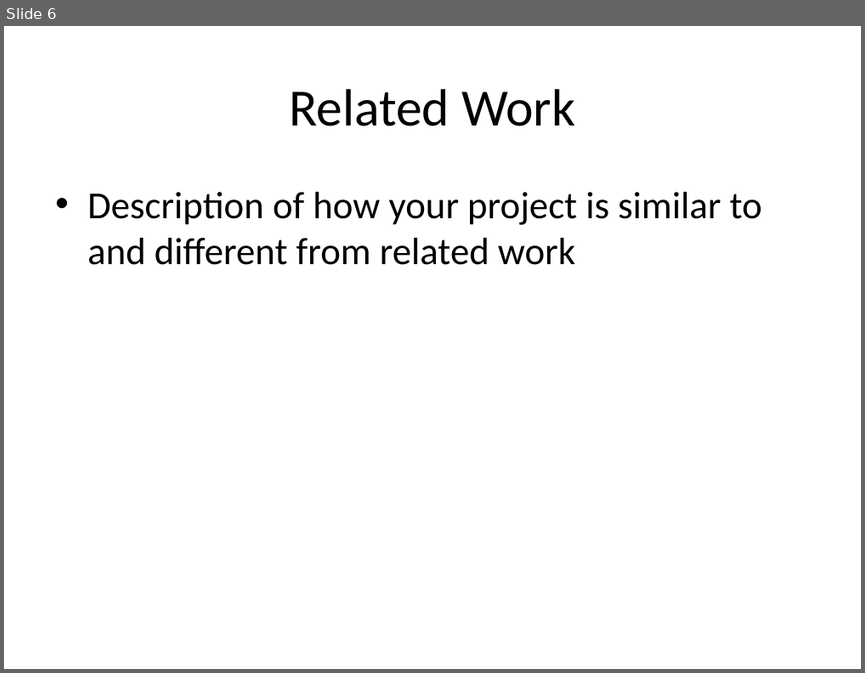
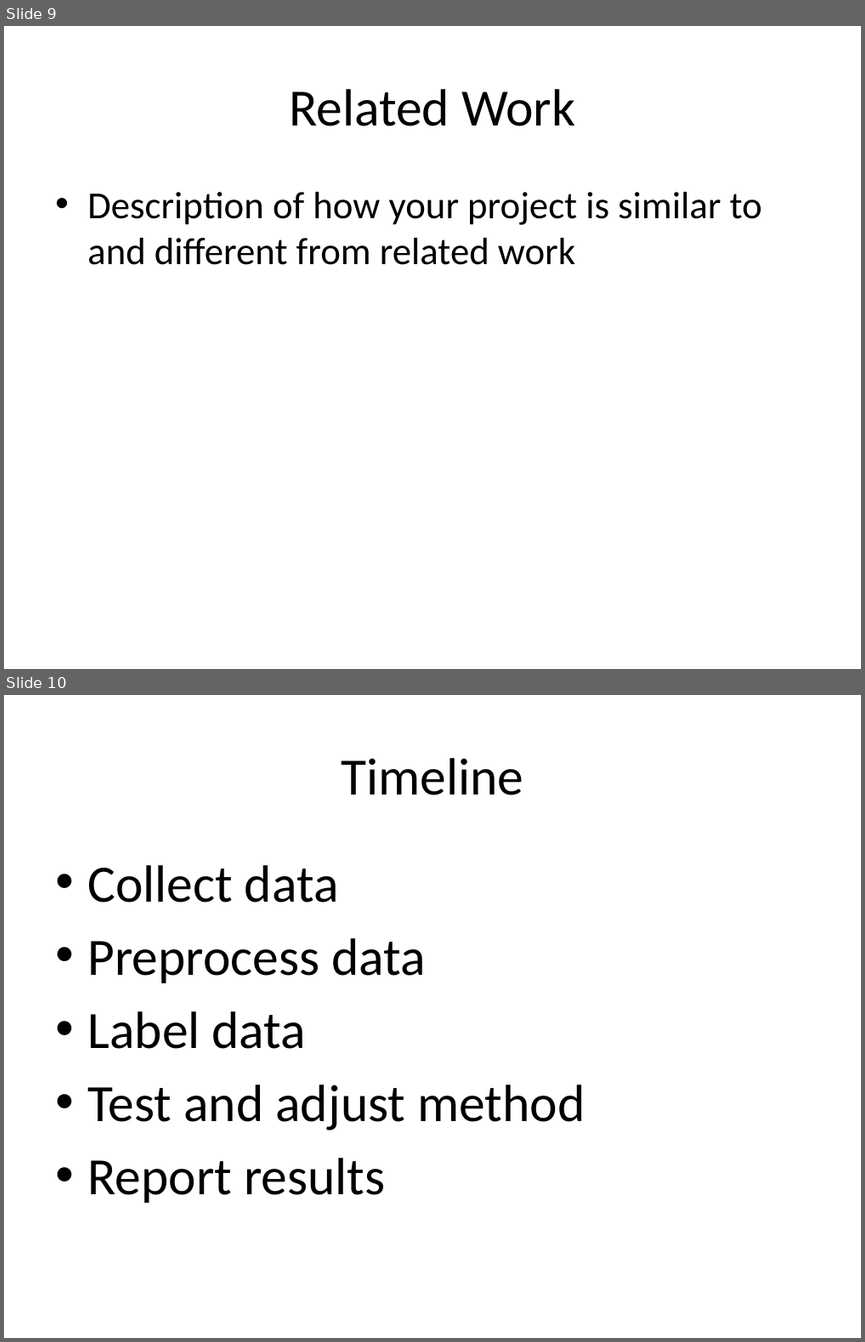
Before and after one commit to mramire8/osna, a slide deck: presentations/proposal.pptx. Shown one above the other, each under a label of ours: slide 6 before the commit, slides 9 and 10 after it. The pictures are 865x673 and 865x1342 pixels, drawn with LibreOffice and Linux fonts; fonts in the diff are those of the drawing. Boxes give left, top, right and bottom in pixels: in the first picture for what was removed or moved away, otherwise in the second. Text is boxed around its words. In the diff, an @@ line names an element or a change of style, - is before the commit and + after.

```diff
--- a/presentations/proposal.pptx
+++ b/presentations/proposal.pptx
@@ slide 10 added at bbox=[4, 695, 861, 1338], background #FFFFFF @@
@@ title added at bbox=[341, 758, 523, 795], 44 pt, text #000000 @@
+Timeline
@@ text added at bbox=[87, 865, 585, 1202], 44 pt, text #000000 @@
+• Collect data
+• Preprocess data
+• Label data
+• Test and adjust method
+• Report results
@@ what was slide 6 is now slide 9 @@
```
Also in this commit, not shown: 2 slides changed, 6 other slides added, 3 slides removed, 1 other file.
